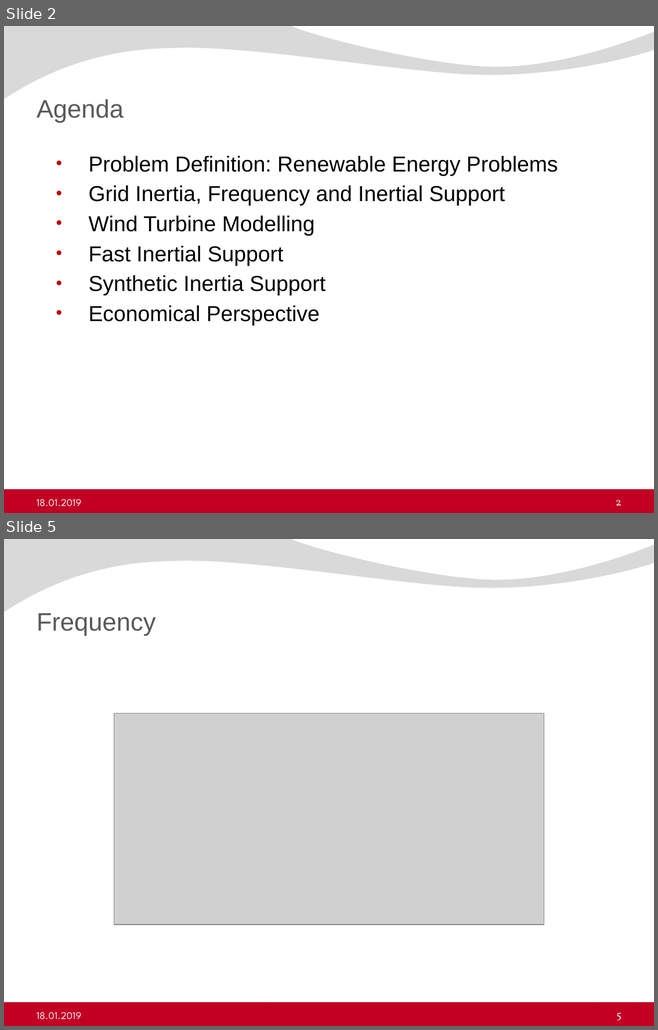
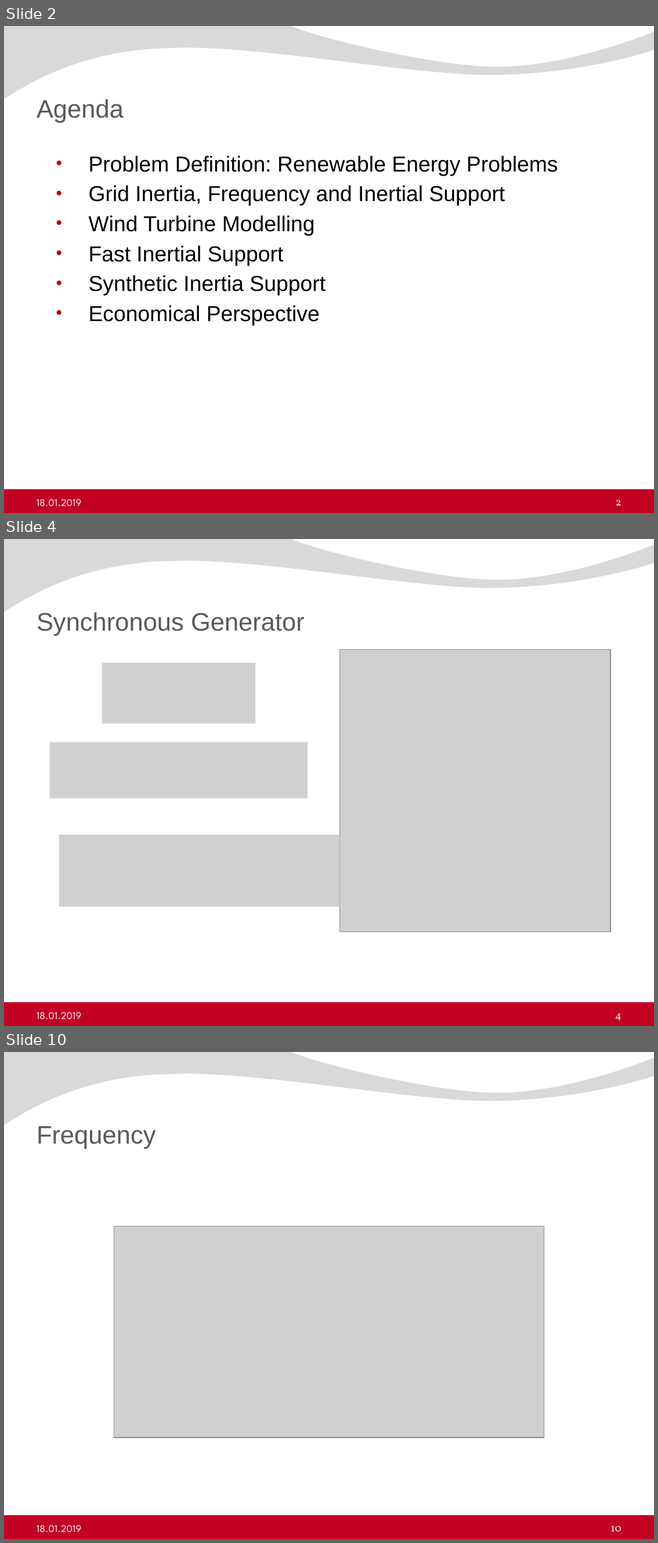
Before and after one commit to ErencanDuymaz/Research, a slide deck: Thesis/Thesis Defence/Erencan_Duymaz_thesis_defence.pptx. Shown one above the other, each under a label of ours: slides 2 and 5 before the commit, slides 2, 4 and 10 after it; the slides between them are not shown. The pictures are 658x1030 and 658x1543 pixels, drawn with LibreOffice and Linux fonts; fonts in the diff are those of the drawing; grey boxes stand for pictures; background and template pictures are left out. Boxes give left, top, right and bottom in pixels: in the first picture for what was removed or moved away, otherwise in the second. Text is boxed around its words. In the diff, an @@ line names an element or a change of style, - is before the commit and + after.

```diff
--- a/Thesis/Thesis Defence/Erencan_Duymaz_thesis_defence.pptx
+++ b/Thesis/Thesis Defence/Erencan_Duymaz_thesis_defence.pptx
@@ slide 4 added at box(4, 539, 654, 1026), background #FFFFFF; not listed: 2 template elements that a slide beside it also shows @@
@@ title added at box(36, 612, 304, 636), 28 pt, text #595959 @@
+Synchronous Generator
@@ picture added at box(339, 649, 610, 931) @@
@@ picture added at box(102, 663, 255, 724) @@
@@ picture added at box(49, 743, 307, 799) @@
@@ picture added at box(59, 835, 340, 907) @@
@@ text added at box(36, 1012, 81, 1019), 11.5 pt, text #F2F2F2 @@
+18.01.2019
@@ page number added at box(615, 1013, 621, 1020), 12 pt, text #F2F2F2 @@
+4
@@ what was slide 5 is now slide 10 @@
@@ page number at box(611, 1526, 621, 1532): text changed @@
-5
+10
```
Also in this commit, not shown: 6 slides changed, 7 other slides added, 8 other files.
